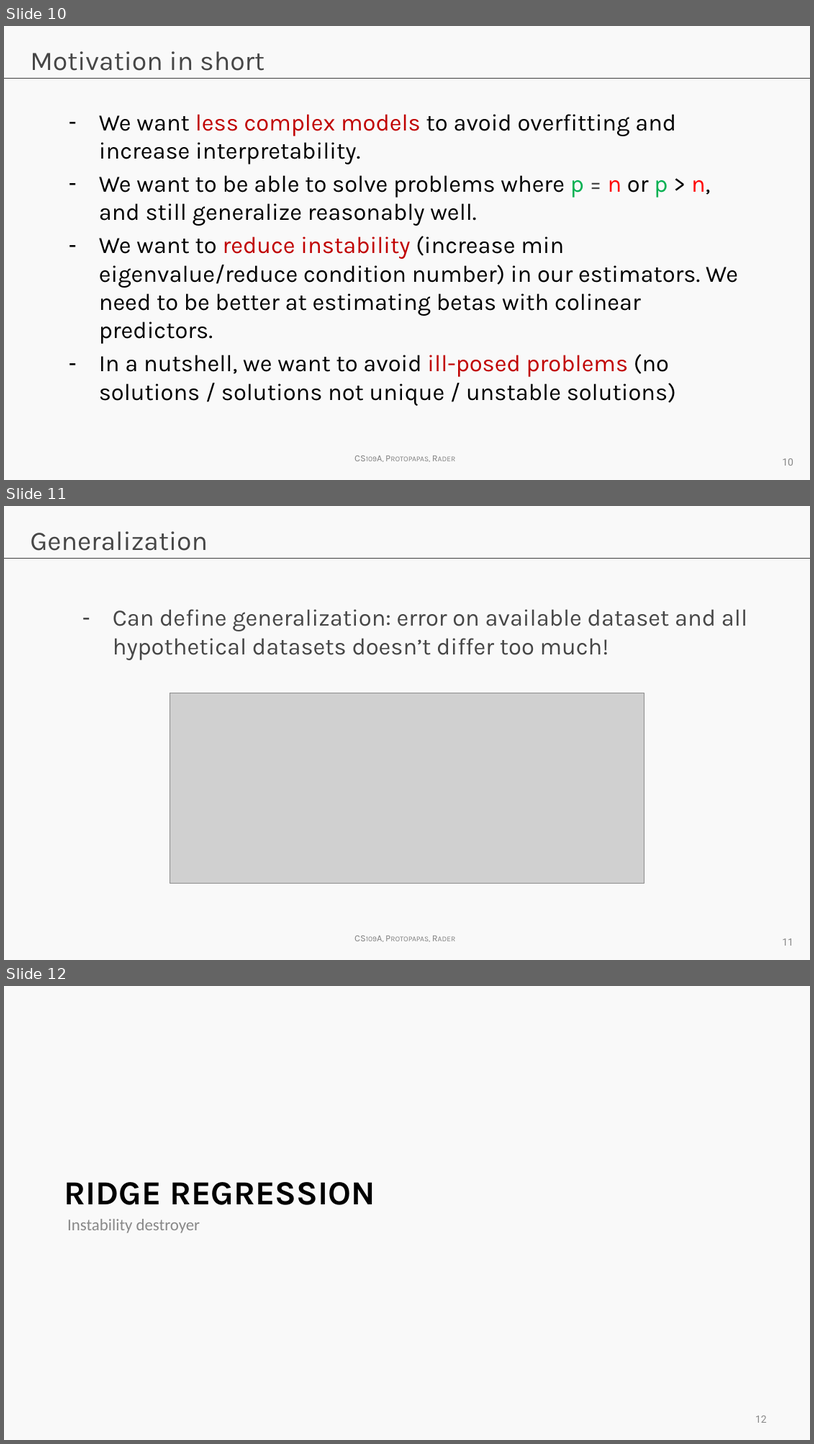
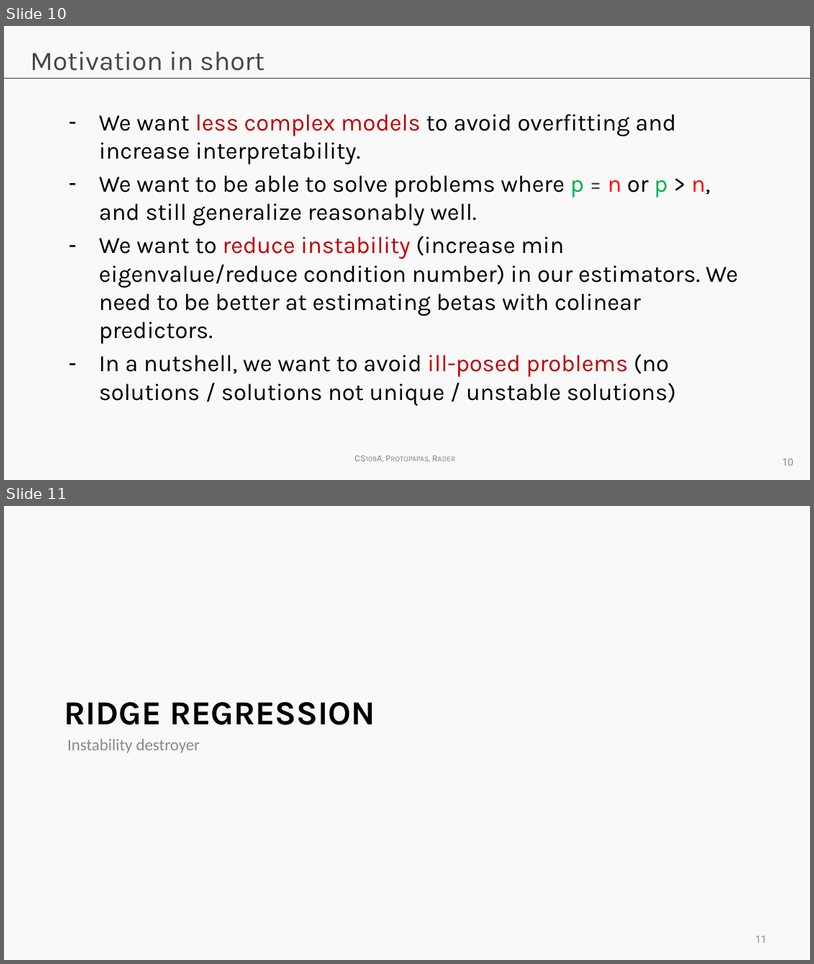
Before and after one commit to Harvard-IACS/2020-CS109A, a slide deck: content/a-sections/a-section2/Asec2_2020_slides.pptx. Shown one above the other, each under a label of ours: slides 10, 11 and 12 before the commit, slides 10 and 11 after it. The pictures are 814x1444 and 814x964 pixels, drawn with LibreOffice and Linux fonts; fonts in the diff are those of the drawing; grey boxes stand for pictures; background and template pictures are left out. Boxes give left, top, right and bottom in pixels: in the first picture for what was removed or moved away, otherwise in the second. Text is boxed around its words. In the diff, an @@ line names an element or a change of style, - is before the commit and + after.

Commit message:
asec2 slides

```diff
--- a/content/a-sections/a-section2/Asec2_2020_slides.pptx
+++ b/content/a-sections/a-section2/Asec2_2020_slides.pptx
@@ slide 11 removed at box(4, 506, 810, 960), background #F9F9F9; not listed: 2 template elements that a slide beside it also shows @@
@@ title removed at box(30, 531, 208, 551) @@
-Generalization
@@ text removed at box(113, 609, 748, 660) @@
-– Can define generalization: error on available dataset and all hypothetical datasets doesn’t differ too much!
@@ picture removed at box(170, 693, 645, 883) @@
@@ page number removed at box(782, 938, 794, 945) @@
-11
@@ what was slide 12 is now slide 11 @@
@@ page number at box(756, 935, 767, 942): text changed @@
-12
+11
```
Also in this commit, not shown: 2 other files.
